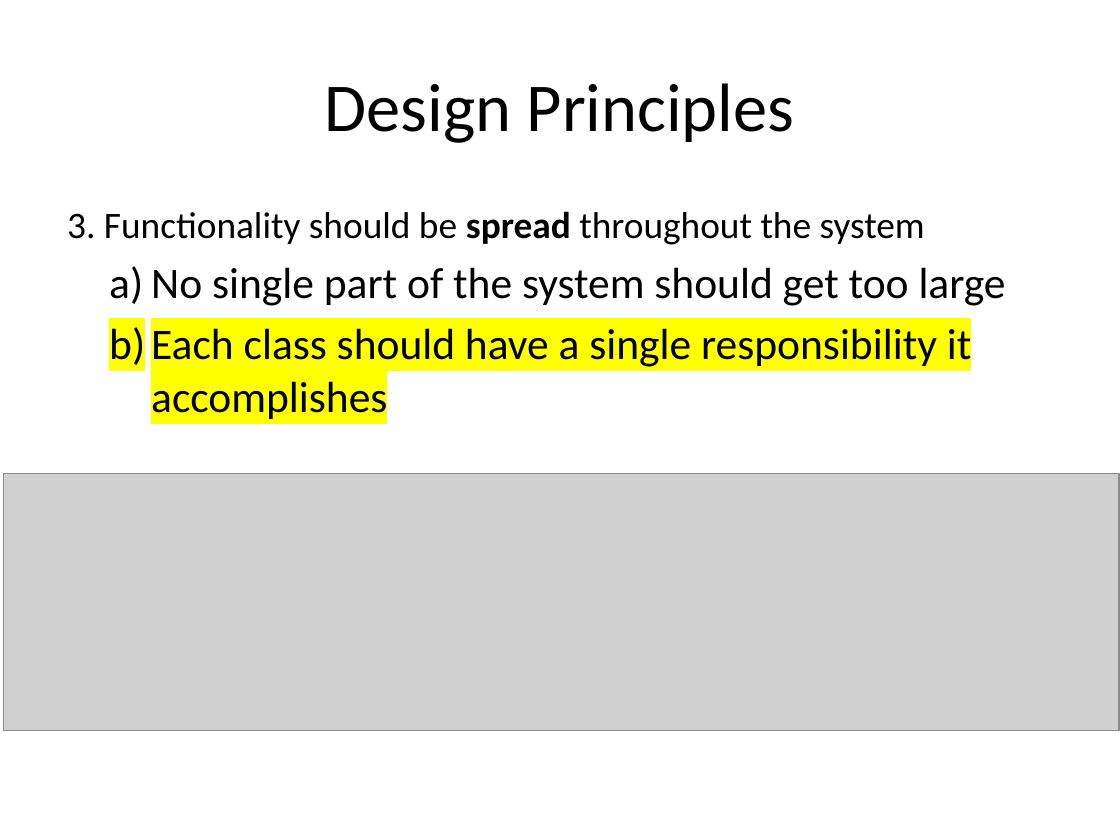
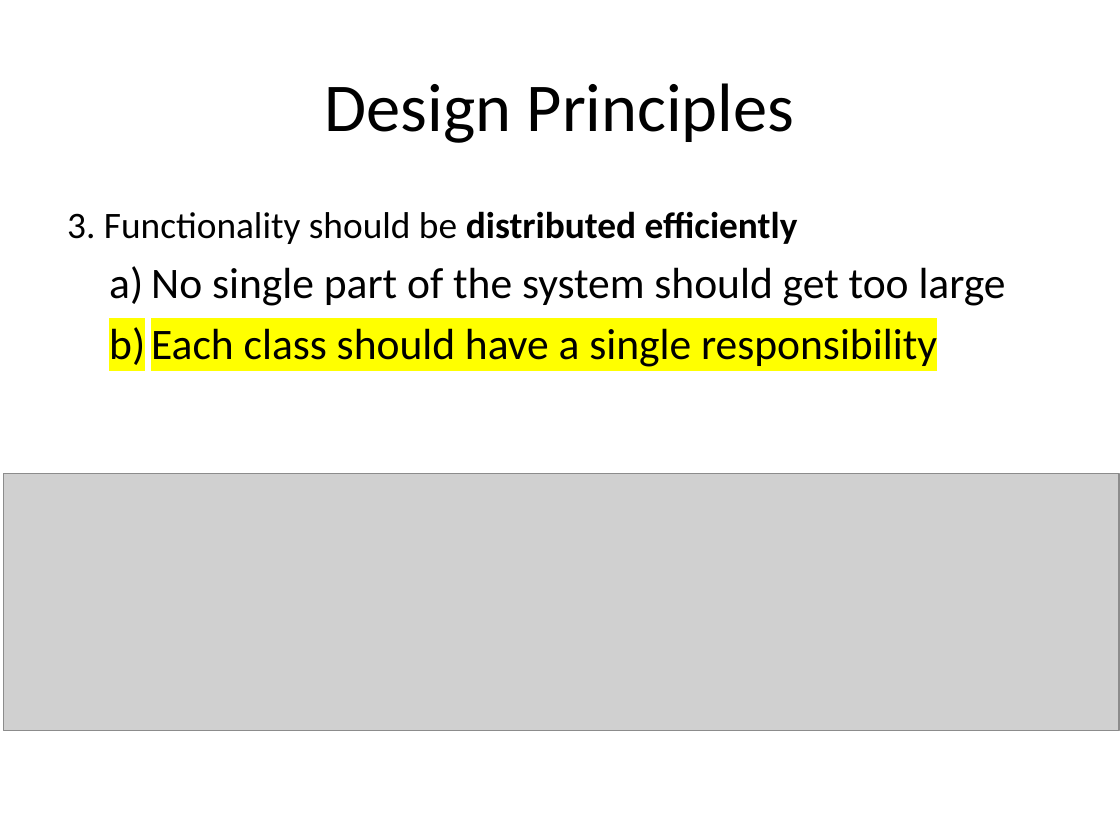
Before and after one commit to RHIT-CSSE/csse220, a slide deck: slide 4 of ClassMaterials/Encapsulation/Slides/Part5-CarRentalDesignProblem.pptx. Drawn at 1120x840 pixels with LibreOffice and Linux fonts; fonts in the diff are those of the drawing; grey boxes stand for pictures. Boxes give left, top, right and bottom in pixels: in the first picture for what was removed or moved away, otherwise in the second. Text is boxed around its words. In the diff, an @@ line names an element or a change of style, - is before the commit and + after.

Commit message:
Minor changes to encapuslation slides (fix typos, dumb->inert).

```diff
--- a/ClassMaterials/Encapsulation/Slides/Part5-CarRentalDesignProblem.pptx
+++ b/ClassMaterials/Encapsulation/Slides/Part5-CarRentalDesignProblem.pptx
@@ text at <box>67,211,798,244</box>: text changed @@
-3. Functionality should be spread throughout the system
+3. Functionality should be distributed efficiently
@@ text at <box>151,328,937,367</box>: text changed @@
-  b) Each class should have a single responsibility it accomplishes
+  b) Each class should have a single responsibility
```
Also in this commit, not shown: 1 other slide changed, 4 other files.
